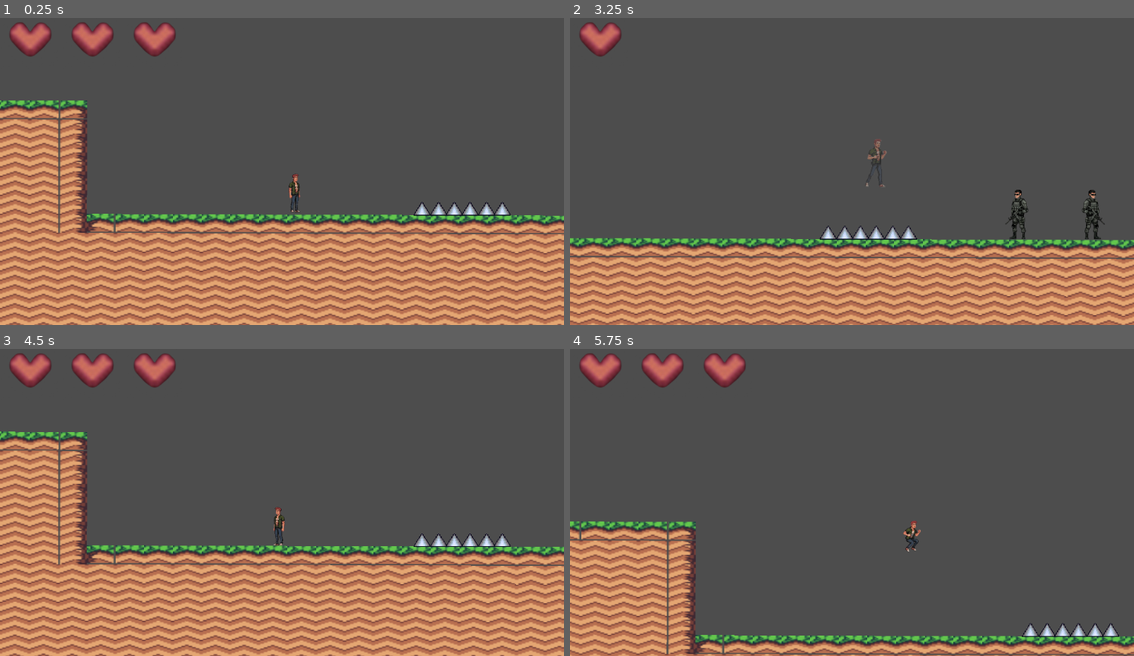
Above: before the commit, frames 1-4 (two rows, left to right).
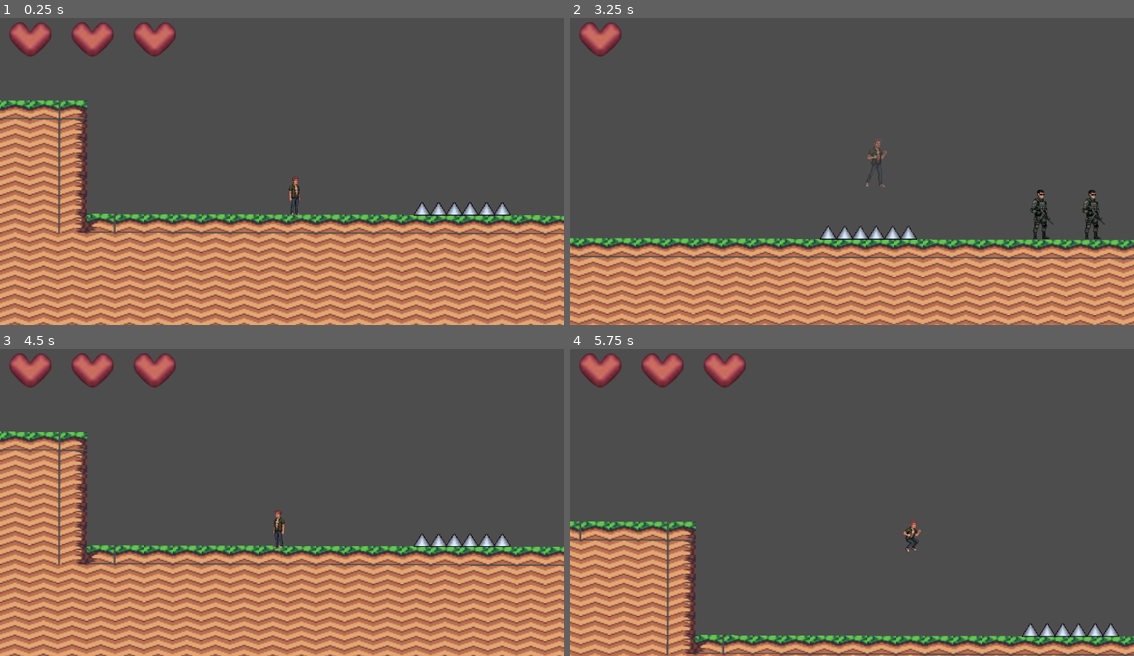
Above: after the commit, the same moments.

Repository: C4rloSegundo/jogo-folclore
Game: Godot game, scene res://demofloresta.tscn
The game is run twice, just before and just after one commit, with the same random seed, the same clock (stepped at 60 frames per second) and the same inputs.
Inputs:
- Up to frame 1 (0.25 s): no input
- Up to frame 2 (3.25 s): hold D (direita) 0.53-2.03 s; tap K (atacar) every 0.75 s from 0.6 to 2.85 s; tap Space (pular) at 0.77, 1.52, 3.02 s; hold A (esquerda) 2.03-2.78 s; hold D (direita) from 2.78 s (still down)
- Up to frame 3 (4.5 s): tap K (atacar) at 3.6, 4.35 s; tap Space (pular) at 3.77 s; release D (direita) at 4.28 s; hold A (esquerda) from 4.28 s (still down)
- Up to frame 4 (5.75 s): tap Space (pular) at 4.52 s; release A (esquerda) at 5.03 s; hold D (direita) from 5.03 s (still down); tap K (atacar) at 5.1 s

The runs differ from the first frame. In frame 1, 0.1% of the frame differs, in the area x 51-54%, y 50-65%; in frame 2, 0.5%, in the area x 77-86%, y 55-73%; in frame 3, 0.1%; in frame 4, nothing differs.

Commit message:
feat: update hitbox de ataque do personagem

Diff:
--- a/curumin.gd
+++ b/curumin.gd
@@ -9,7 +9,7 @@
 var vida_max: int = 3
 var vida_atual: int = 3
 var ultimo_checkpoint_pos: Vector2
-var esta_invencivel: bool = false # NOVO: Controla se pode levar dano
+var esta_invencivel: bool = false
 
 # --- Sinais ---
 signal saude_mudou(vida_atual: int)
@@ -18,7 +18,6 @@
 @onready var sprite: AnimatedSprite2D = $Sprite
 @onready var hitbox_ataque: Area2D = $Hitboxataque
 @onready var shape_ataque = $Hitboxataque/CollisionShape2D
-# NOVO: Referência ao Timer (Certifique-se que o nome na árvore é igual!)
 @onready var timer_invencibilidade: Timer = $TimerInvencibilidade
 
 # Chamado assim que a cena entra na árvore
@@ -27,6 +26,7 @@
 	ultimo_checkpoint_pos = global_position
 	print("Personagem pronto!")
 
+	# Garante que o ataque começa desligado
 	shape_ataque.disabled = true
 
 # Chamado a cada frame de física
@@ -44,42 +44,46 @@
 	var direcao = Input.get_axis("esquerda", "direita")
 	velocity.x = direcao * VELOCIDADE_ANDAR
 
-	# Vira o sprite para a direção correta
-	if direcao > 0:
+	# --- VIRAR SPRITE E HITBOX (AQUI ESTÁ A CORREÇÃO) ---
+	if direcao > 0: # Direita
 		sprite.flip_h = false
-	elif direcao < 0:
+		# Empurra a hitbox para a direita (número positivo)
+		hitbox_ataque.position.x = abs(hitbox_ataque.position.x)
+
+	elif direcao < 0: # Esquerda
 		sprite.flip_h = true
+		# Empurra a hitbox para a esquerda (número negativo)
+		hitbox_ataque.position.x = -abs(hitbox_ataque.position.x)
 
 	# --- Lógica de Animação e Ataque ---
 	if Input.is_action_just_pressed("atacar"):
 		sprite.play("atacando")
+		# Nota: Se tiveres uma animação "atacando", o position.y = 0 pode não ser necessário
+		# a menos que a tua animação esteja desalinhada
 		sprite.position.y = 0
 		shape_ataque.disabled = false
 
+	# Se a animação não for atacar OU se ela já acabou
 	elif sprite.animation != "atacando" or not sprite.is_playing():
 		shape_ataque.disabled = true
 
 		if not is_on_floor():
 			sprite.play("pulando")
-			sprite.position.y = 0
 		elif direcao != 0:
 			sprite.play("andando")
-			sprite.position.y = 0
 		else:
 			sprite.play("parado")
-			sprite.position.y = 0
 
 	move_and_slide()
 
 # --- Funções de Combate ---
 
-# ALTERADO: Agora verifica invencibilidade antes de aplicar dano
 func levar_dano(dano: int):
-	# 1. Se já estiver invencível, ignora o dano e sai da função
+	# 1. Se já estiver invencível, ignora
 	if esta_invencivel:
 		return
 
-	# 2. Aplica o dano normalmente
+	# 2. Aplica o dano
 	vida_atual -= dano
 	saude_mudou.emit(vida_atual)
 	print("Personagem tomou dano! Vidas restantes: ", vida_atual)
@@ -87,30 +91,31 @@
 	if vida_atual <= 0:
 		morrer()
 	else:
-		# 3. Se ainda está vivo, fica invencível por um tempo
+		# 3. Fica invencível temporariamente
 		iniciar_invencibilidade()
 
 func morrer():
 	print("PERSONAGEM MORREU!")
 	get_tree().reload_current_scene()
 
-# NOVO: Função para ativar o modo "fantasma"
 func iniciar_invencibilidade():
 	esta_invencivel = true
-	timer_invencibilidade.start() # Inicia o relógio
-	modulate.a = 0.5 # Deixa o personagem 50% transparente
+	timer_invencibilidade.start()
+	modulate.a = 0.5
 
-# NOVO: Esta função deve estar conectada ao sinal "timeout" do Timer
 func _on_timer_invencibilidade_timeout() -> void:
 	esta_invencivel = false
-	modulate.a = 1.0 # Volta a cor normal (100% opaco)
+	modulate.a = 1.0
 	print("Invencibilidade acabou.")
 
 # --- Conexão de Sinal (Ataque do Player) ---
 func _on_hitbox_ataque_area_entered(body):
-	print("Hitbox acertou um CORPO: ", body.name)
+	# Esta função é chamada quando a ESPADA acerta algo
+	print("Hitbox acertou: ", body.name)
 	if body.has_method("levar_dano"):
-		body.levar_dano(1)
+		# Garante que não se ataca a si mesmo (caso a hitbox toque no player)
+		if body != self:
+			body.levar_dano(1)
 
 func curar_total():
 	vida_atual = vida_max
--- a/personagem.tscn
+++ b/personagem.tscn
@@ -110,17 +110,17 @@
 drag_horizontal_enabled = true
 
 [node name="Hitboxataque" type="Area2D" parent="curumin" groups=["jogador"]]
-position = Vector2(-8, -4)
+position = Vector2(30, -4)
 collision_layer = 4
 collision_mask = 16
 
 [node name="CollisionShape2D" type="CollisionShape2D" parent="curumin/Hitboxataque"]
 process_mode = 4
-position = Vector2(73, 17)
 shape = SubResource("RectangleShape2D_7k68m")
 
 [node name="CollisionShape2D2" type="CollisionShape2D" parent="curumin/Hitboxataque"]
 process_mode = 4
+visible = false
 position = Vector2(-27, 18)
 shape = SubResource("RectangleShape2D_7k68m")
 
